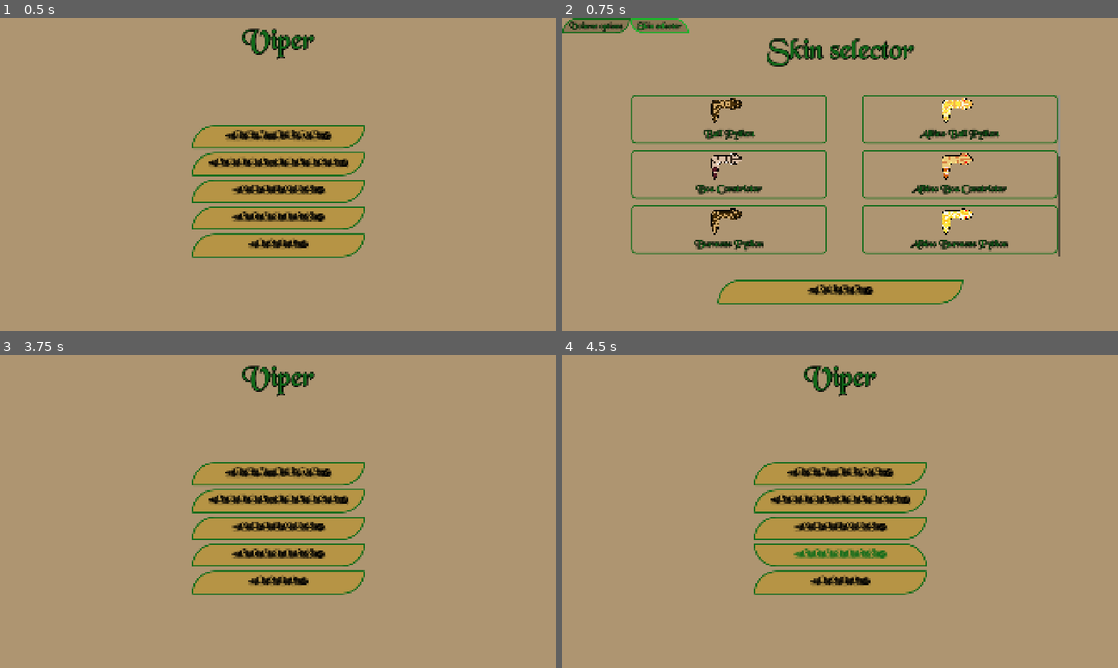
Above: before the commit, frames 1-4 (two rows, left to right).
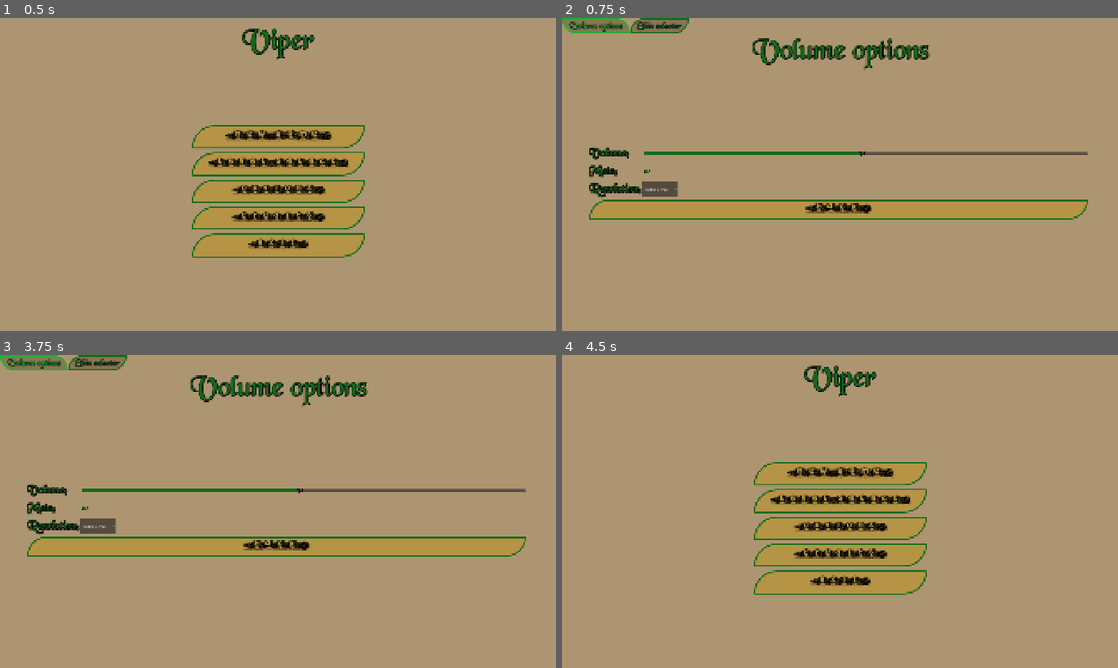
Above: after the commit, the same moments.

Repository: B-nce/Snake
Game: Godot game, scene res://scenes/main_menu_scene/main_menu.tscn
The game is run twice, just before and just after one commit, with the same random seed, the same clock (stepped at 60 frames per second) and the same inputs.
Inputs (mouse positions are in pixels of both pictures, inside the frame that each line leads up to):
- Up to frame 1 (0.5 s): no input
- Up to frame 2 (0.75 s): click "(Options)" at 0.5 s
- Up to frame 3 (3.75 s): click (166, 455) at 1.25 s, where only the run before the commit has a clickable "Ball Python"; click (166, 511) at 2 s, where only the run before the commit has a clickable "Boa Constrictor"; click (166, 564) at 2.75 s, where only the run before the commit has a clickable "Burmese Python"; click (166, 621) at 3.5 s, where only the run before the commit has a clickable "Corn Snake"
- Up to frame 4 (4.5 s): click (840, 545) at 4.25 s, where only the run after the commit has a clickable "(back)"

Frame 1 is identical in both runs. In frame 2, 18% of the frame differs, in the area x 0-95%, y 0-92%; in frame 3, 19%, in the area x 0-95%, y 0-77%; in frame 4, 0.7%.

Commit message:
save skin change

Diff:
--- a/snake/scenes/game/game.gd
+++ b/snake/scenes/game/game.gd
@@ -1,13 +1,38 @@
 extends Node
 
 const SAVE_PATH: String = "user://snake.save"
+const MAIN_MENU_PATH: String = "res://scenes/main_menu_scene/main_menu.tscn"
+var options: Control
 var high_Score_level_1: int = 0
 var high_Score_level_2: int = 0
 var high_Score_level_3: int = 0
-var selected_skin: String = "res://assets/sprites/ball_python.png"
+var selected_skin_path: String = "res://assets/sprites/ball_python.png"
+var snake_skin_texture: Texture2D = load(selected_skin_path)
 
 func _ready() -> void:
-	get_tree().change_scene_to_file("res://scenes/main_menu_scene/main_menu.tscn")
+	var main_menu_packed: PackedScene = load(MAIN_MENU_PATH)
+	var main_menu: Node = main_menu_packed.instantiate()
+	add_child(main_menu)
+	var scenes = get_tree().current_scene
+	print(scenes)
+	main_menu.options_loaded.connect(options_loaded)
+	load_data()
+	pass
+
+
+func options_loaded(main_menu: Node) -> void:
+	var menu = get_child(0)
+	options = menu.get_child(-1)
+	print(options)
+	options.skin_selected.connect(update_skin)
+	pass
+
+
+func update_skin(new_path: String, new_texture: Texture2D) -> void:
+	print("ez lehetetlen")
+	snake_skin_texture = new_texture
+	selected_skin_path = new_path
+	save_data()
 	pass
 
 
@@ -17,7 +42,7 @@
 		high_Score_level_1 = file.get_var()
 		high_Score_level_2 = file.get_var()
 		high_Score_level_3 = file.get_var()
-		selected_skin = file.get_var()
+		selected_skin_path = file.get_var()
 	pass
 
 
@@ -26,5 +51,5 @@
 	file.store_var(high_Score_level_1)
 	file.store_var(high_Score_level_2)
 	file.store_var(high_Score_level_3)
-	file.store_var(selected_skin)
+	file.store_var(selected_skin_path)
 	pass
--- a/snake/scenes/main_menu_scene/main_menu.gd
+++ b/snake/scenes/main_menu_scene/main_menu.gd
@@ -1,4 +1,8 @@
 extends Control
+
+
+signal options_loaded
+const OPTIONS_PATH: String = "res://scenes/options_scene/options.tscn"
 
 
 func _on_new_game_pressed() -> void:
@@ -10,7 +14,11 @@
 
 
 func _on_options_pressed() -> void:
-	get_tree().change_scene_to_file("res://scenes/options_scene/options.tscn")
+	var options_packed: PackedScene = load(OPTIONS_PATH)
+	var options: Node = options_packed.instantiate()
+	add_child(options)
+	#get_tree().change_scene_to_file("res://scenes/options_scene/options.tscn")
+	options_loaded.emit(options)
 
 
 func _on_credits_pressed() -> void:
--- a/snake/scenes/options_scene/options.gd
+++ b/snake/scenes/options_scene/options.gd
@@ -1,5 +1,7 @@
 extends Control
 
+
+signal skin_selected
 const volume_offset : float = 0.5
 
 func _ready() -> void:
@@ -26,3 +28,9 @@
 			DisplayServer.window_set_size(Vector2i(1600,900))
 		2:
 			DisplayServer.window_set_size(Vector2i(1280,720))
+
+
+func _on_snake_skin_panel_skin_selected(snake_path: String, snake_skin: Texture2D) -> void:
+	print("_on_skin_select_button_pressedn")
+	skin_selected.emit(snake_path, snake_skin)
+	pass
--- a/snake/scenes/options_scene/options.tscn
+++ b/snake/scenes/options_scene/options.tscn
@@ -122,11 +122,10 @@
 theme_override_styles/tab_selected = SubResource("StyleBoxFlat_dvw21")
 theme_override_styles/tab_hovered = SubResource("StyleBoxFlat_k87ne")
 theme_override_styles/tab_unselected = SubResource("StyleBoxFlat_k87ne")
-current_tab = 1
+current_tab = 0
 tab_focus_mode = 0
 
 [node name="Volume options" type="Control" parent="TabContainer"]
-visible = false
 layout_mode = 2
 metadata/_tab_index = 0
 
@@ -261,6 +260,7 @@
 autoplay = true
 
 [node name="Skin selector" type="Control" parent="TabContainer"]
+visible = false
 layout_mode = 2
 metadata/_tab_index = 1
 
@@ -308,41 +308,49 @@
 layout_mode = 2
 button_text = "Ball Python"
 snake_skin = ExtResource("8_u36i4")
+skin_path = "res://assets/sprites/ball_python.png"
 
 [node name="SnakeSkinPanel3" parent="TabContainer/Skin selector/ScrollContainer/HorizontalOutsideContainer/ContainerColumn" instance=ExtResource("7_gqgkr")]
 layout_mode = 2
 button_text = "Boa Constrictor"
 snake_skin = ExtResource("10_dvw21")
+skin_path = "res://assets/sprites/boa_constrictor.png"
 
 [node name="SnakeSkinPanel4" parent="TabContainer/Skin selector/ScrollContainer/HorizontalOutsideContainer/ContainerColumn" instance=ExtResource("7_gqgkr")]
 layout_mode = 2
 button_text = "Burmese Python"
 snake_skin = ExtResource("10_q3bbh")
+skin_path = "res://assets/sprites/burmese_python.png"
 
 [node name="SnakeSkinPanel5" parent="TabContainer/Skin selector/ScrollContainer/HorizontalOutsideContainer/ContainerColumn" instance=ExtResource("7_gqgkr")]
 layout_mode = 2
 button_text = "Corn Snake"
 snake_skin = ExtResource("11_435hk")
+skin_path = "res://assets/sprites/corn_snake.png"
 
 [node name="SnakeSkinPanel6" parent="TabContainer/Skin selector/ScrollContainer/HorizontalOutsideContainer/ContainerColumn" instance=ExtResource("7_gqgkr")]
 layout_mode = 2
 button_text = "Green Anaconda"
 snake_skin = ExtResource("12_pnhkx")
+skin_path = "res://assets/sprites/green_anaconda.png"
 
 [node name="SnakeSkinPanel7" parent="TabContainer/Skin selector/ScrollContainer/HorizontalOutsideContainer/ContainerColumn" instance=ExtResource("7_gqgkr")]
 layout_mode = 2
 button_text = "King Snake"
 snake_skin = ExtResource("13_tlsi4")
+skin_path = "res://assets/sprites/king_snake.png"
 
 [node name="SnakeSkinPanel8" parent="TabContainer/Skin selector/ScrollContainer/HorizontalOutsideContainer/ContainerColumn" instance=ExtResource("7_gqgkr")]
 layout_mode = 2
 button_text = "Reticulated Python"
 snake_skin = ExtResource("14_cse3v")
+skin_path = "res://assets/sprites/reticulated_python.png"
 
 [node name="SnakeSkinPanel9" parent="TabContainer/Skin selector/ScrollContainer/HorizontalOutsideContainer/ContainerColumn" instance=ExtResource("7_gqgkr")]
 layout_mode = 2
 button_text = "Emerald Tree Boa"
 snake_skin = ExtResource("15_cse3v")
+skin_path = "res://assets/sprites/emerald_tree_boa.png"
 
 [node name="ContainerColumn2" type="VBoxContainer" parent="TabContainer/Skin selector/ScrollContainer/HorizontalOutsideContainer"]
 layout_mode = 2
@@ -353,41 +361,49 @@
 layout_mode = 2
 button_text = "Albino Ball Python"
 snake_skin = ExtResource("9_tj1mn")
+skin_path = "res://assets/sprites/ball_python_albino.png"
 
 [node name="SnakeSkinPanel2" parent="TabContainer/Skin selector/ScrollContainer/HorizontalOutsideContainer/ContainerColumn2" instance=ExtResource("7_gqgkr")]
 layout_mode = 2
 button_text = "Albino Boa Constrictor"
 snake_skin = ExtResource("11_vavnl")
+skin_path = "res://assets/sprites/boa_constrictor_albino.png"
 
 [node name="SnakeSkinPanel4" parent="TabContainer/Skin selector/ScrollContainer/HorizontalOutsideContainer/ContainerColumn2" instance=ExtResource("7_gqgkr")]
 layout_mode = 2
 button_text = "Albino Burmese Python"
 snake_skin = ExtResource("13_dajl3")
+skin_path = "res://assets/sprites/burmese_python_albino.png"
 
 [node name="SnakeSkinPanel5" parent="TabContainer/Skin selector/ScrollContainer/HorizontalOutsideContainer/ContainerColumn2" instance=ExtResource("7_gqgkr")]
 layout_mode = 2
 button_text = "Albino Corn Snake"
 snake_skin = ExtResource("15_y8vwf")
+skin_path = "res://assets/sprites/corn_snake_albino.png"
 
 [node name="SnakeSkinPanel6" parent="TabContainer/Skin selector/ScrollContainer/HorizontalOutsideContainer/ContainerColumn2" instance=ExtResource("7_gqgkr")]
 layout_mode = 2
 button_text = "Albino Green Anaconda"
 snake_skin = ExtResource("19_hg67v")
+skin_path = "res://assets/sprites/green_anaconda_albino.png"
 
 [node name="SnakeSkinPanel7" parent="TabContainer/Skin selector/ScrollContainer/HorizontalOutsideContainer/ContainerColumn2" instance=ExtResource("7_gqgkr")]
 layout_mode = 2
 button_text = "Albino King Snake"
 snake_skin = ExtResource("20_pc1xl")
+skin_path = "res://assets/sprites/king_snake_albino.png"
 
 [node name="SnakeSkinPanel8" parent="TabContainer/Skin selector/ScrollContainer/HorizontalOutsideContainer/ContainerColumn2" instance=ExtResource("7_gqgkr")]
 layout_mode = 2
 button_text = "Albino Reticulated Python"
 snake_skin = ExtResource("21_r6tii")
+skin_path = "res://assets/sprites/reticulated_python_albino.png"
 
 [node name="SnakeSkinPanel9" parent="TabContainer/Skin selector/ScrollContainer/HorizontalOutsideContainer/ContainerColumn2" instance=ExtResource("7_gqgkr")]
 layout_mode = 2
 button_text = "Young Emerald Tree Boa"
 snake_skin = ExtResource("23_hg67v")
+skin_path = "res://assets/sprites/emerald_tree_boa_young.png"
 
 [node name="BackButton" type="Button" parent="TabContainer/Skin selector"]
 layout_mode = 1
@@ -419,4 +435,20 @@
 [connection signal="toggled" from="TabContainer/Volume options/VBoxContainer/HBoxContainer2/MuteBox" to="." method="_on_check_box_toggled"]
 [connection signal="item_selected" from="TabContainer/Volume options/VBoxContainer/HBoxContainer3/Resolutions" to="." method="_on_resolutions_item_selected"]
 [connection signal="pressed" from="TabContainer/Volume options/VBoxContainer/BackButton" to="." method="_on_button_pressed"]
+[connection signal="skin_selected" from="TabContainer/Skin selector/ScrollContainer/HorizontalOutsideContainer/ContainerColumn/SnakeSkinPanel" to="." method="_on_snake_skin_panel_skin_selected"]
+[connection signal="skin_selected" from="TabContainer/Skin selector/ScrollContainer/HorizontalOutsideContainer/ContainerColumn/SnakeSkinPanel3" to="." method="_on_snake_skin_panel_skin_selected"]
+[connection signal="skin_selected" from="TabContainer/Skin selector/ScrollContainer/HorizontalOutsideContainer/ContainerColumn/SnakeSkinPanel4" to="." method="_on_skin_select_button_pressed"]
+[connection signal="skin_selected" from="TabContainer/Skin selector/ScrollContainer/HorizontalOutsideContainer/ContainerColumn/SnakeSkinPanel5" to="." method="_on_skin_select_button_pressed"]
+[connection signal="skin_selected" from="TabContainer/Skin selector/ScrollContainer/HorizontalOutsideContainer/ContainerColumn/SnakeSkinPanel6" to="." method="_on_skin_select_button_pressed"]
+[connection signal="skin_selected" from="TabContainer/Skin selector/ScrollContainer/HorizontalOutsideContainer/ContainerColumn/SnakeSkinPanel7" to="." method="_on_skin_select_button_pressed"]
+[connection signal="skin_selected" from="TabContainer/Skin selector/ScrollContainer/HorizontalOutsideContainer/ContainerColumn/SnakeSkinPanel8" to="." method="_on_skin_select_button_pressed"]
+[connection signal="skin_selected" from="TabContainer/Skin selector/ScrollContainer/HorizontalOutsideContainer/ContainerColumn/SnakeSkinPanel9" to="." method="_on_skin_select_button_pressed"]
+[connection signal="skin_selected" from="TabContainer/Skin selector/ScrollContainer/HorizontalOutsideContainer/ContainerColumn2/SnakeSkinPanel3" to="." method="_on_skin_select_button_pressed"]
+[connection signal="skin_selected" from="TabContainer/Skin selector/ScrollContainer/HorizontalOutsideContainer/ContainerColumn2/SnakeSkinPanel2" to="." method="_on_skin_select_button_pressed"]
+[connection signal="skin_selected" from="TabContainer/Skin selector/ScrollContainer/HorizontalOutsideContainer/ContainerColumn2/SnakeSkinPanel4" to="." method="_on_skin_select_button_pressed"]
+[connection signal="skin_selected" from="TabContainer/Skin selector/ScrollContainer/HorizontalOutsideContainer/ContainerColumn2/SnakeSkinPanel5" to="." method="_on_skin_select_button_pressed"]
+[connection signal="skin_selected" from="TabContainer/Skin selector/ScrollContainer/HorizontalOutsideContainer/ContainerColumn2/SnakeSkinPanel6" to="." method="_on_skin_select_button_pressed"]
+[connection signal="skin_selected" from="TabContainer/Skin selector/ScrollContainer/HorizontalOutsideContainer/ContainerColumn2/SnakeSkinPanel7" to="." method="_on_skin_select_button_pressed"]
+[connection signal="skin_selected" from="TabContainer/Skin selector/ScrollContainer/HorizontalOutsideContainer/ContainerColumn2/SnakeSkinPanel8" to="." method="_on_skin_select_button_pressed"]
+[connection signal="skin_selected" from="TabContainer/Skin selector/ScrollContainer/HorizontalOutsideContainer/ContainerColumn2/SnakeSkinPanel9" to="." method="_on_skin_select_button_pressed"]
 [connection signal="pressed" from="TabContainer/Skin selector/BackButton" to="." method="_on_button_pressed"]
--- a/snake/scenes/snake_skin_panel/snake_skin_panel.gd
+++ b/snake/scenes/snake_skin_panel/snake_skin_panel.gd
@@ -1,9 +1,15 @@
 extends Control
 
+signal skin_selected
 @export var button_text : String
 @export var snake_skin: Texture2D
+@export var skin_path: String
 
 func _ready() -> void:
 	%SnakeSkinDisplayer.snake_skin = snake_skin
 	%SnakeSkinDisplayer.draw_after_texture()
 	%SkinSelectButton.text = button_text
+
+
+func _on_skin_select_button_pressed() -> void:
+	skin_selected.emit(skin_path, snake_skin)
--- a/snake/scenes/snake_skin_panel/snake_skin_panel.tscn
+++ b/snake/scenes/snake_skin_panel/snake_skin_panel.tscn
@@ -77,3 +77,6 @@
 unique_name_in_owner = true
 custom_minimum_size = Vector2(144, 96)
 layout_mode = 2
+
+[connection signal="skin_selected" from="." to="." method="_on_skin_select_button_pressed"]
+[connection signal="pressed" from="SkinSelectButton" to="." method="_on_skin_select_button_pressed"]
